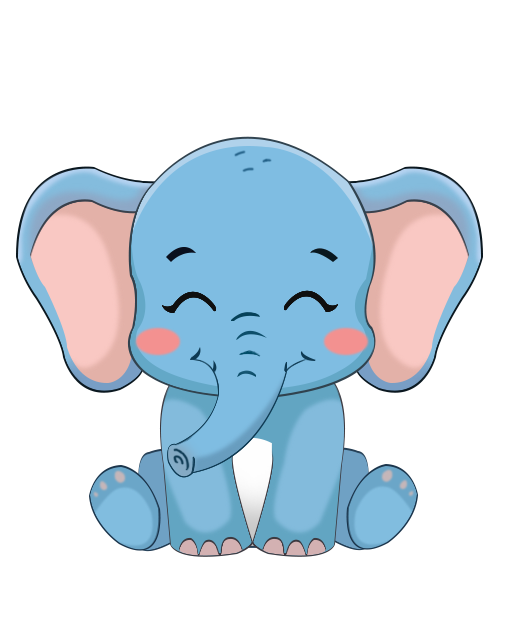
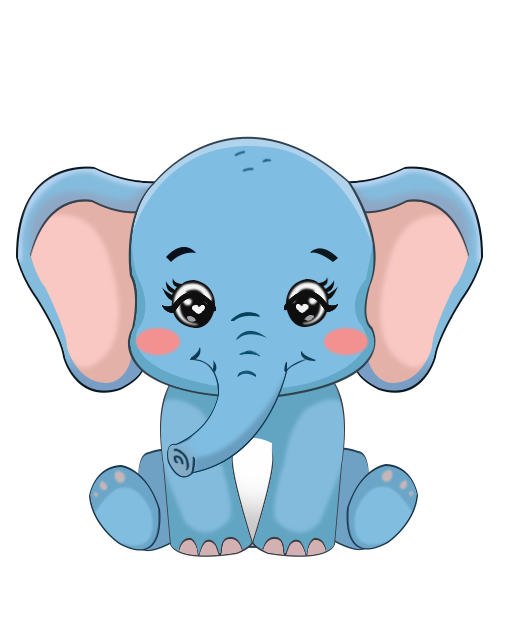
Layer changes from the first w=507, h=633 image to the second:
showed group "mắt_phải" (3 layers) over [285, 277, 338, 328]
showed group "mắt_trái" (3 layers) over [162, 278, 216, 329]
hid "Background" over [162, 277, 338, 329]
